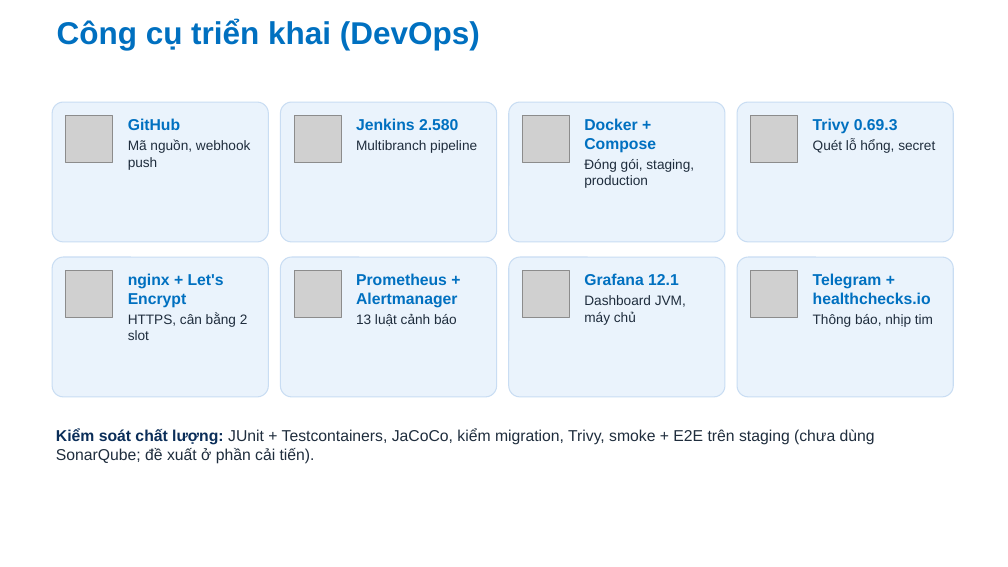
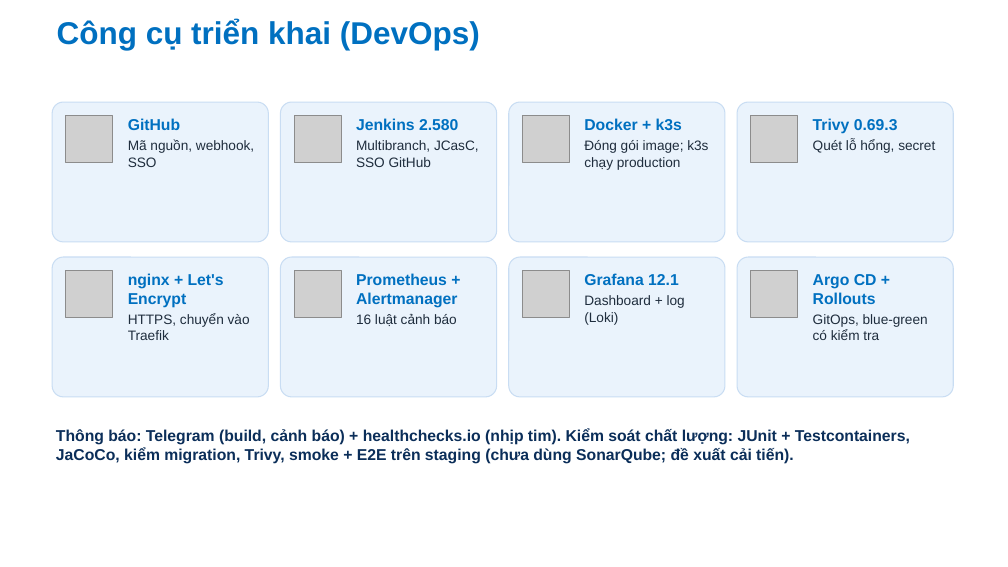
Before and after one commit to Anpham120/restaurant-management-system, a slide deck: slide 5 of docs/bao-cao/Slide_TrienKhaiPhanMem_AtlasRestaurant.pptx. Drawn at 1008x567 pixels with LibreOffice and Linux fonts; fonts in the diff are those of the drawing; grey boxes stand for pictures; background and template pictures are left out. Boxes give left, top, right and bottom in pixels: in the first picture for what was removed or moved away, otherwise in the second. Text is boxed around its words. In the diff, an @@ line names an element or a change of style, - is before the commit and + after.

```diff
--- a/docs/bao-cao/Slide_TrienKhaiPhanMem_AtlasRestaurant.pptx
+++ b/docs/bao-cao/Slide_TrienKhaiPhanMem_AtlasRestaurant.pptx
@@ text at (x1=584, y1=118, x2=708, y2=170): text changed @@
-Docker + Compose
-Đóng gói, staging, production
+Docker + k3s
+Đóng gói image; k3s chạy production
@@ text at (x1=128, y1=139, x2=254, y2=167): text changed @@
-Mã nguồn, webhook push
+Mã nguồn, webhook, SSO
@@ text at (x1=356, y1=140, x2=479, y2=167): text changed @@
-Multibranch pipeline
+Multibranch, JCasC, SSO GitHub
@@ text at (x1=584, y1=295, x2=685, y2=325): text changed @@
-Dashboard JVM, máy chủ
+Dashboard + log (Loki)
@@ text at (x1=813, y1=274, x2=928, y2=340): text changed; size 15 to 13 pt; text colour #0070C0 to #1F2D3D; bold off @@
-Telegram + healthchecks.io
-Thông báo, nhịp tim
+Argo CD + Rollouts
+GitOps, blue-green có kiểm tra
@@ text at (x1=128, y1=313, x2=250, y2=340): text changed @@
-HTTPS, cân bằng 2 slot
+HTTPS, chuyển vào Traefik
@@ text at (x1=356, y1=314, x2=457, y2=326): text changed @@
-13 luật cảnh báo
+16 luật cảnh báo
@@ text at (x1=56, y1=428, x2=910, y2=464): text changed; text colour #1F2D3D to #0B2E59; bold on @@
-Kiểm soát chất lượng: JUnit + Testcontainers, JaCoCo, kiểm migration, Trivy, smoke + E2E trên staging (chưa dùng SonarQube; đề xuất ở phần cải tiến).
+Thông báo: Telegram (build, cảnh báo) + healthchecks.io (nhịp tim). Kiểm soát chất lượng: JUnit + Testcontainers, JaCoCo, kiểm migration, Trivy, smoke + E2E trên staging (chưa dùng SonarQube; đề xuất cải tiến).
```
Also in this commit, not shown: 18 other slides changed, 1 slide added, 2 slides removed, 3 other files.
